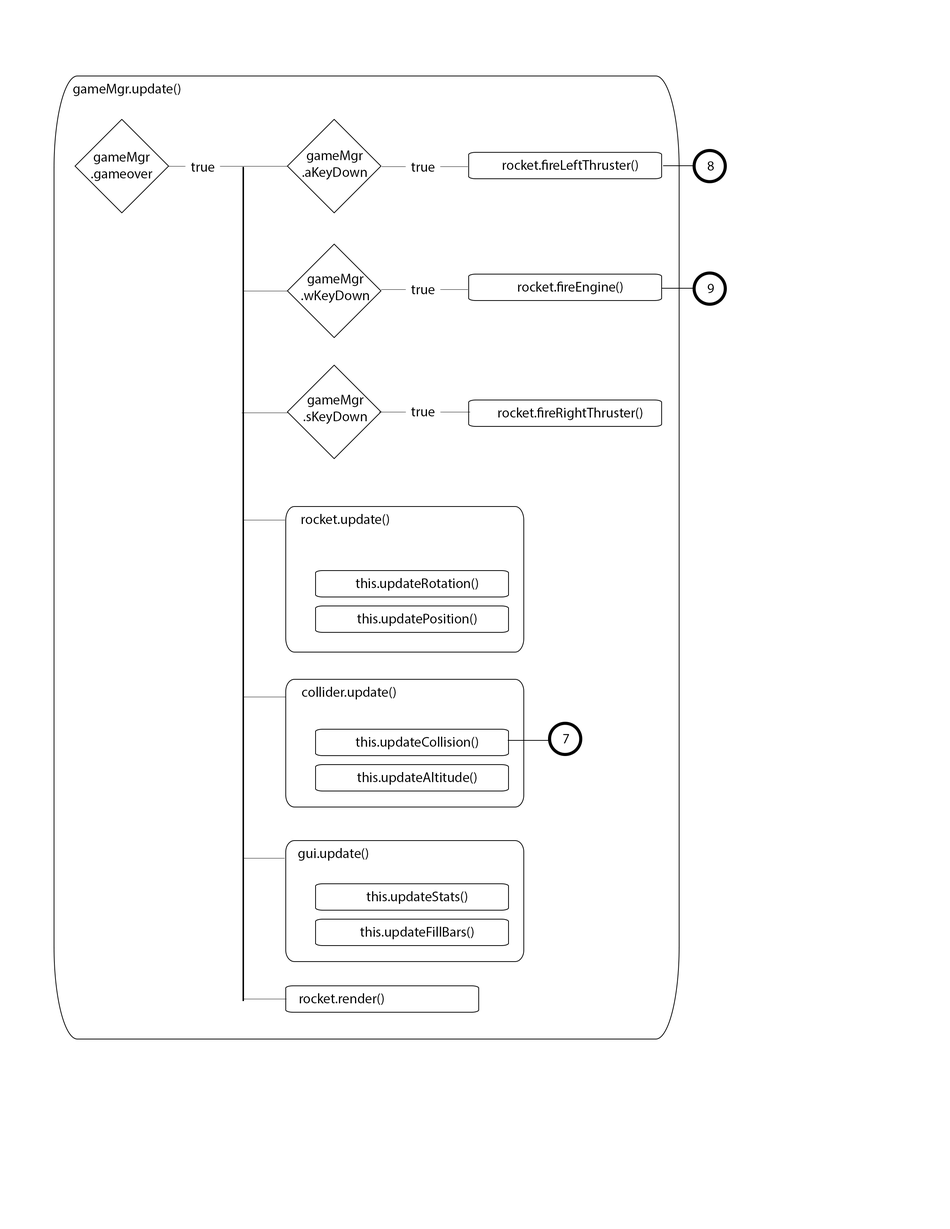
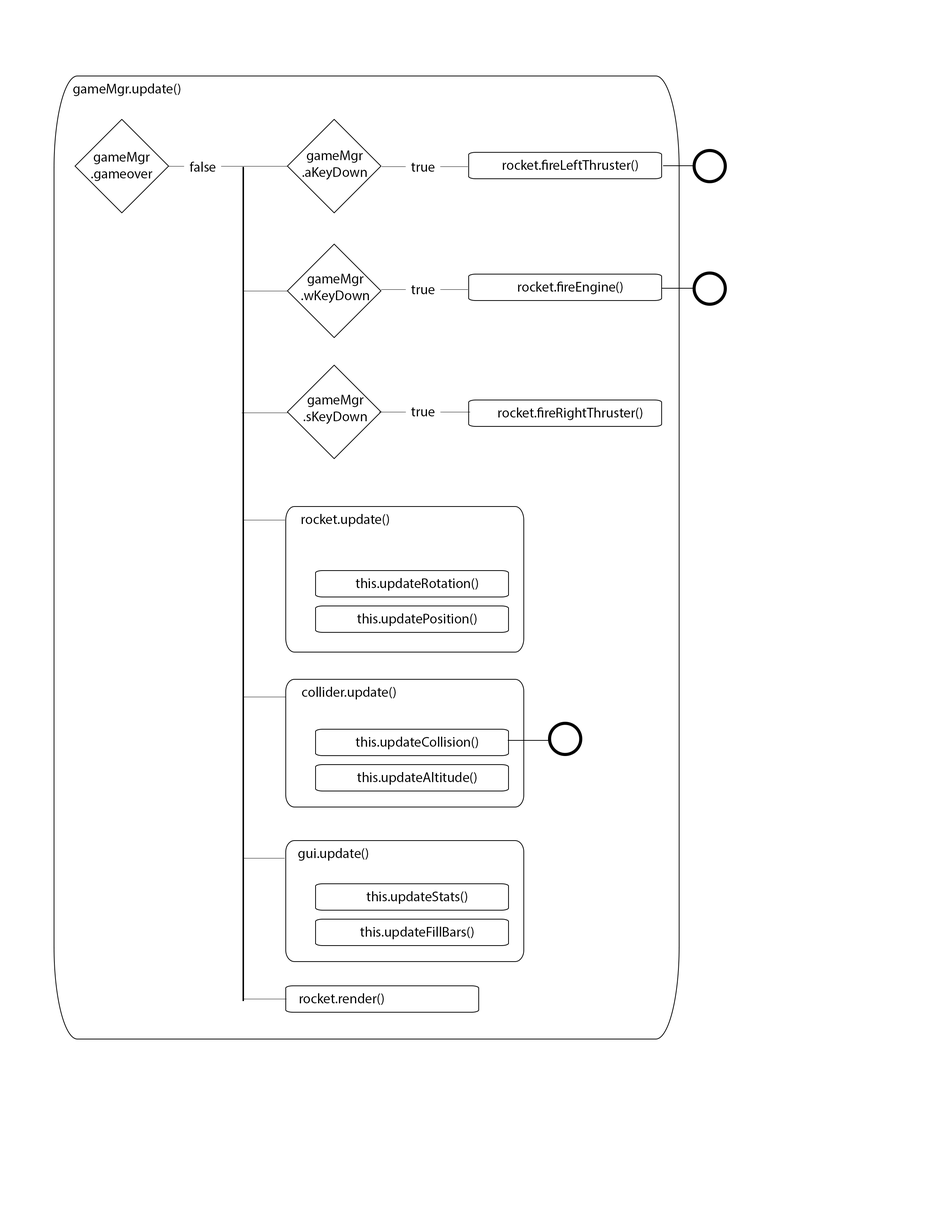
Layer changes from the first 950x1229 image to the second:
hid "9" over bbox(707, 283, 714, 294)
hid "8" over bbox(707, 161, 714, 171)
hid "7" over bbox(563, 734, 570, 744)
renamed "true copy 3" to "false", painted on it over bbox(189, 161, 216, 172)
